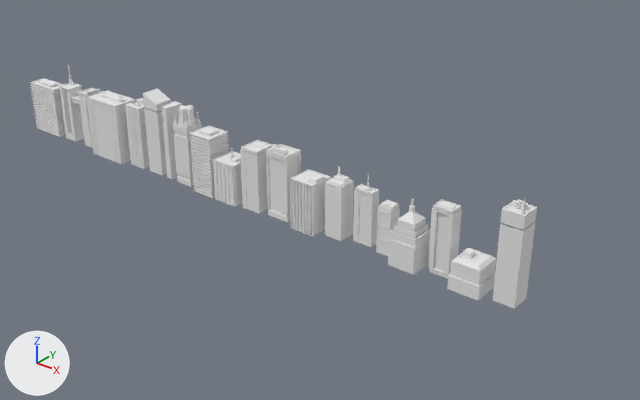
An edit to the OBJ model assets/low poly buildings.obj, drawn before and after from the same camera.
The view is the same before and after, from a camera (50 mm lens) standing at (4127.0, -4397.0, 2900.0) and looking at (528.0, 102.0, 110.0). The axes (+X, +Y, +Z) are drawn at lower left. The lights are the same throughout. Where no turn or scale is listed for an object, it has been applied to the vertices.

Names of what the first picture shows: 'Highrise_1', 'Highrise_10', 'Highrise_11', 'Highrise_14', 'Highrise_19', 'Highrise_2', 'Highrise_4', 'Highrise_5', 'Highrise_6', 'Highrise_7', 'Highrise_8', 'Highrise_9', 'highrise_13'.
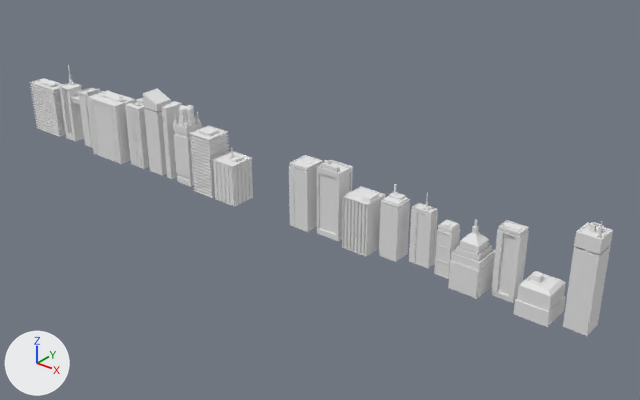
The newer file is also turned or shifted as a whole; pictures and numbers use the older file's frame.

Location of each change, (x1, y1, x2, y2) in pixels of the pictures (640 x 400 px):
'Highrise_11', mesh moved: before (493, 198, 537, 309); after (563, 221, 613, 336)
'Highrise_9', mesh moved: before (388, 199, 431, 275); after (448, 219, 495, 299)
'Highrise_2', mesh moved: before (290, 169, 331, 236); after (342, 186, 385, 256)
'Highrise_4', mesh moved: before (428, 199, 462, 279); after (491, 220, 529, 303)
'Highrise_10', mesh moved: before (266, 144, 301, 222); after (317, 160, 353, 241)
'Highrise_8', mesh moved: before (447, 248, 496, 301); after (514, 271, 566, 327)
'Highrise_7', mesh moved: before (240, 140, 273, 214); after (289, 155, 323, 232)
'Highrise_1', mesh moved: before (325, 166, 354, 241); after (379, 184, 410, 262)
'Highrise_5', mesh moved: before (353, 174, 379, 247); after (409, 192, 438, 268)

The change in detail:
me_highrise_1 has 68 vertices, 66 faces and spans x 763.0..900.0, y -136.0..0.0, z 0.0..501.0.
me_highrise_1 is used by ob_highrise_1; location (0.0, 0.0, 0.0).
me_highrise_1 part 1: the whole mesh is moved by (455.0, 0.0, 0.0).
me_highrise_10 has 92 vertices, 90 faces and spans x 247.0..434.0, y -150.0..2.0, z 1.0..555.0.
me_highrise_10 is used by ob_highrise_10; location (0.0, 0.0, 0.0).
me_highrise_10 part 2: the whole mesh is moved by (455.0, 0.0, 0.0).
me_highrise_11 has 382 vertices, 380 faces and spans x 2078.0..2228.0, y -161.0..-11.0, z 2.0..719.0.
me_highrise_11 is used by ob_highrise_11; location (0.0, 0.0, 0.0).
me_highrise_11 part 3: the whole mesh is moved by (455.0, 0.0, 0.0).
me_highrise_2 has 216 vertices, 214 faces and spans x 494.0..706.0, y -201.0..-1.0, z 0.0..400.0.
me_highrise_2 is used by ob_highrise_2; location (0.0, 0.0, 0.0).
me_highrise_2 part 4: the whole mesh is moved by (455.0, 0.0, 0.0).
me_highrise_4 has 72 vertices, 70 faces and spans x 1586.0..1736.0, y -112.0..-6.0, z 1.0..478.0.
me_highrise_4 is used by ob_highrise_4; location (0.0, 0.0, 0.0).
me_highrise_4 part 5: the whole mesh is moved by (455.0, 0.0, 0.0).
me_highrise_5 has 220 vertices, 218 faces and spans x 963.0..1112.0, y -79.0..-2.0, z 1.0..518.0.
me_highrise_5 is used by ob_highrise_5; location (0.0, 0.0, 0.0).
me_highrise_5 part 6: the whole mesh is moved by (455.0, 0.0, 0.0).
me_highrise_7 has 176 vertices, 174 faces and spans x 22.0..184.0, y -177.0..2.0, z 1.0..484.0.
me_highrise_7 is used by ob_highrise_7; location (0.0, 0.0, 0.0).
me_highrise_7 part 7: the whole mesh is moved by (455.0, 0.0, 0.0).
me_highrise_8 has 40 vertices, 38 faces and spans x 1794.0..2011.0, y -217.0..0.0, z 1.0..251.0.
me_highrise_8 is used by ob_highrise_8; location (0.0, 0.0, 0.0).
me_highrise_8 part 8: the whole mesh is moved by (455.0, 0.0, 0.0).
me_highrise_9 has 100 vertices, 98 faces and spans x 1337.0..1544.0, y -211.0..-4.0, z 3.0..472.0.
me_highrise_9 is used by ob_highrise_9; location (0.0, 0.0, 0.0).
me_highrise_9 part 9: the whole mesh is moved by (455.0, 0.0, 0.0).
